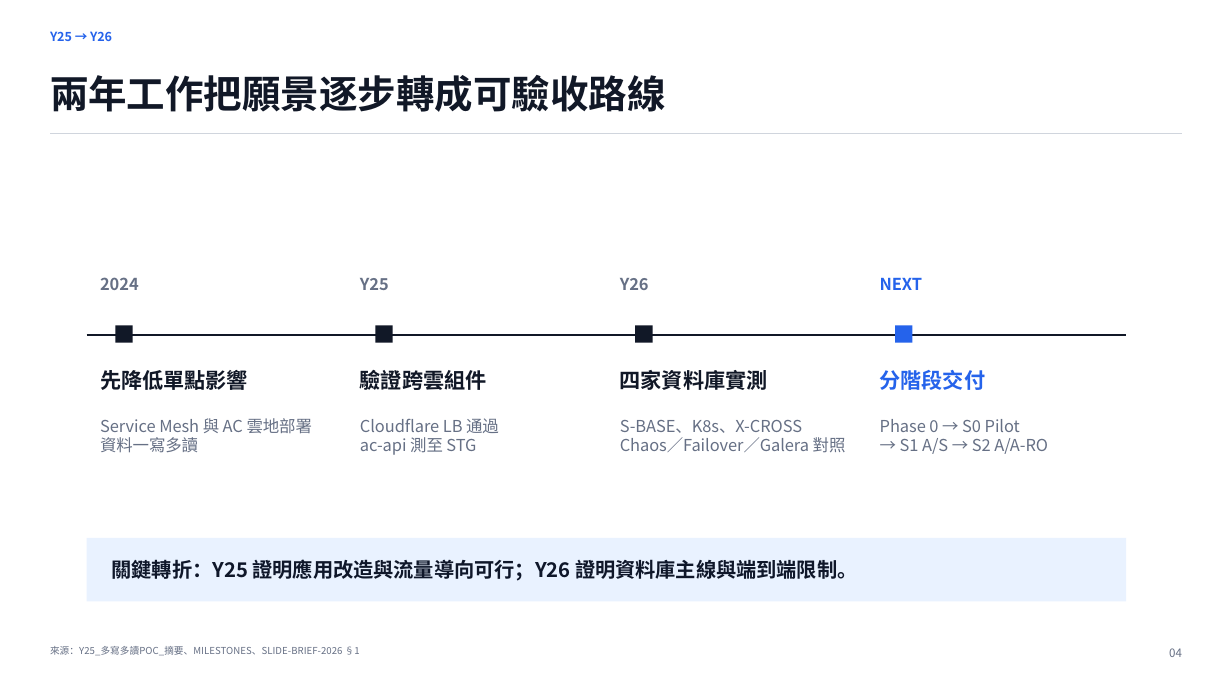
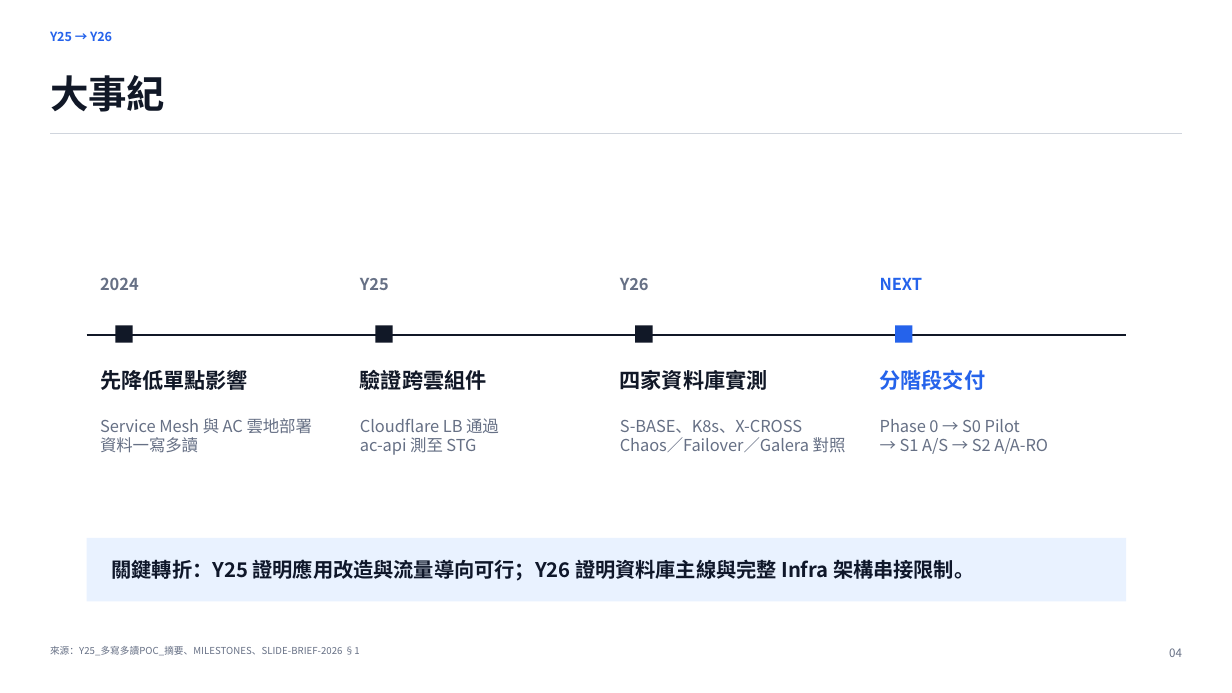
Before and after one commit to heavenruler/dba_career, a slide deck: slide 2 of poc/refresh/0827_slide_codex_v2.pptx (slide 5 before the commit). Drawn at 1232x693 pixels with LibreOffice and Linux fonts; fonts in the diff are those of the drawing. Boxes give left, top, right and bottom in pixels: in the first picture for what was removed or moved away, otherwise in the second. Text is boxed around its words. In the diff, an @@ line names an element or a change of style, - is before the commit and + after.

```diff
--- a/poc/refresh/0827_slide_codex_v2.pptx
+++ b/poc/refresh/0827_slide_codex_v2.pptx
@@ text at box(50, 75, 165, 112): text changed @@
-兩年工作把願景逐步轉成可驗收路線
+大事紀
@@ text at box(112, 559, 974, 581): text changed @@
-關鍵轉折：Y25 證明應用改造與流量導向可行；Y26 證明資料庫主線與端到端限制。
+關鍵轉折：Y25 證明應用改造與流量導向可行；Y26 證明資料庫主線與完整 Infra 架構串接限制。
```
Also in this commit, not shown: 9 other slides changed, 2 other files.
